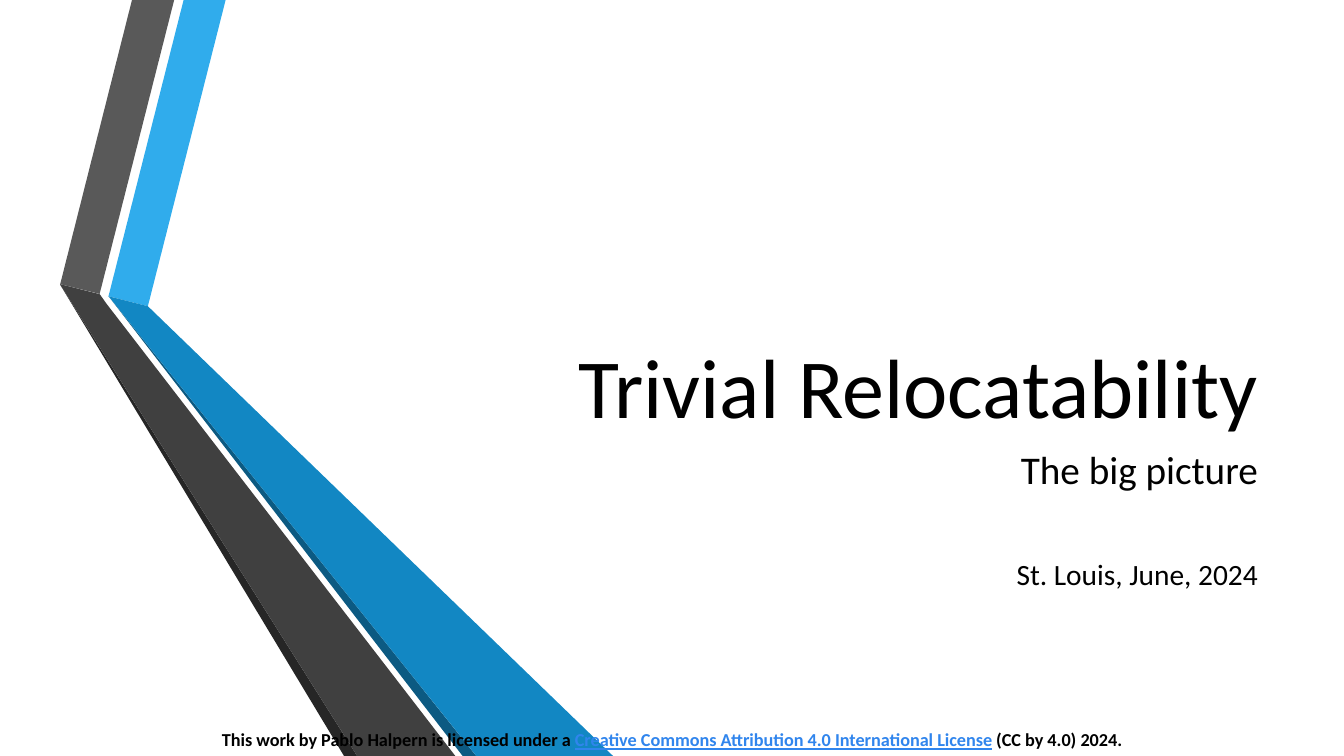
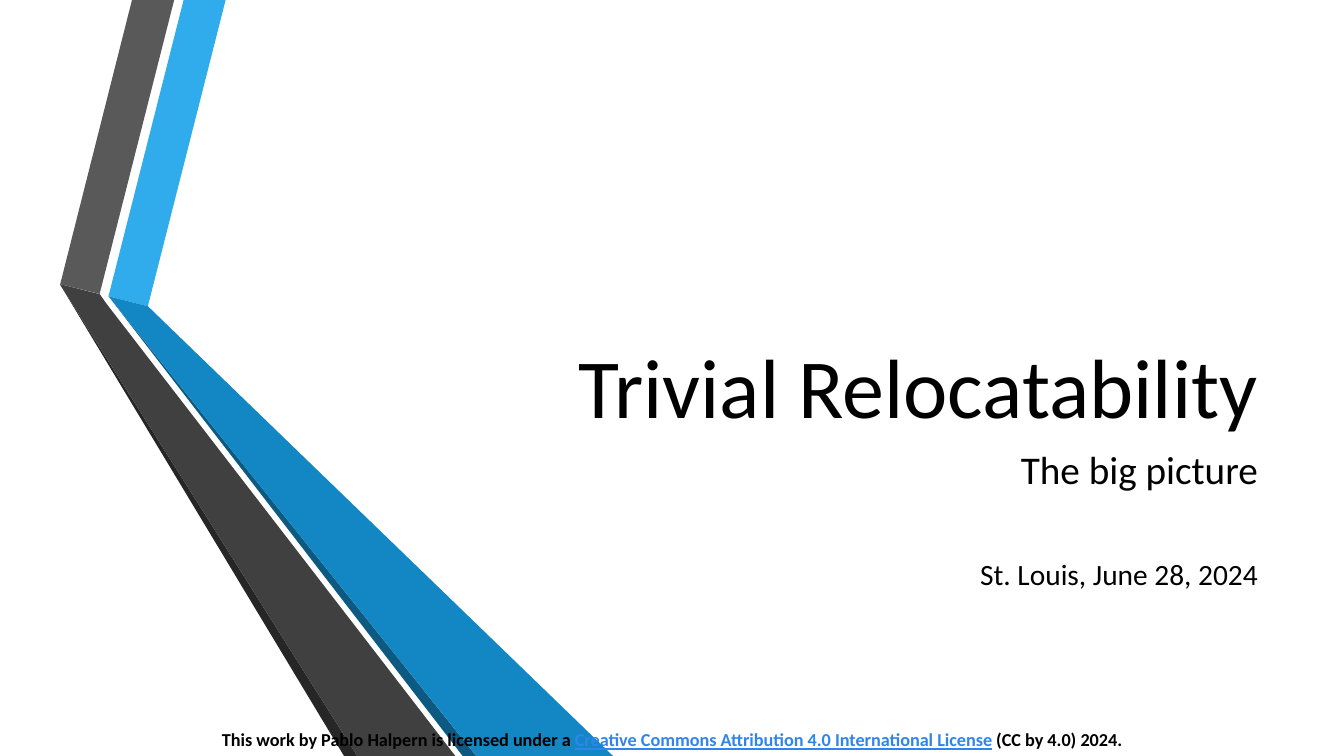
Before and after one commit to phalpern/WG21-halpern, a slide deck: slide 1 of relocate/Trivial Relocation - St. Louis 06-2024.pptx. Drawn at 1344x756 pixels with LibreOffice and Linux fonts; fonts in the diff are those of the drawing; background and template pictures are left out. Boxes give left, top, right and bottom in pixels: in the first picture for what was removed or moved away, otherwise in the second. Text is boxed around its words. In the diff, an @@ line names an element or a change of style, - is before the commit and + after.

```diff
--- a/relocate/Trivial Relocation - St. Louis 06-2024.pptx
+++ b/relocate/Trivial Relocation - St. Louis 06-2024.pptx
@@ subtitle at bbox=[980, 565, 1258, 589]: text changed @@
-St. Louis, June, 2024
+St. Louis, June 28, 2024
```
Also in this commit, not shown: 6 other slides changed.
